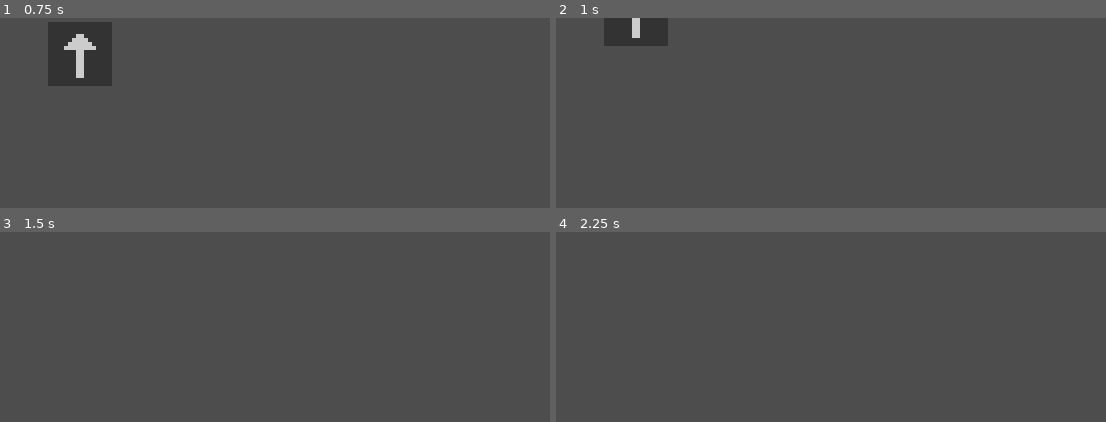
Above: before the commit, frames 1-4 (two rows, left to right).
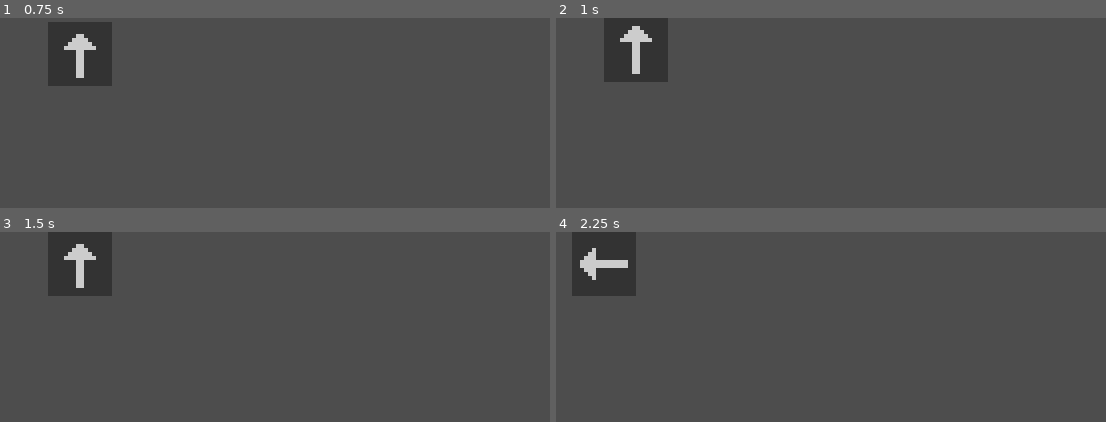
Above: after the commit, the same moments.

Repository: marco-vidali/the-missing-engine
Game: Godot game, scene res://scenes/rooms/main.tscn
Two runs of this game, one before a commit and one after it. Both use one fixed random seed, a clock stepped at 60 frames per second and the inputs below.
Inputs:
- Up to frame 1 (0.75 s): tap Enter at 0.5 s; hold W (up) from 0.53 s (still down)
- Up to frame 2 (1 s): keep holding W (up)
- Up to frame 3 (1.5 s): keep holding W (up)
- Up to frame 4 (2.25 s): release W (up) at 2.03 s; hold A (left) from 2.03 s (still down)

Frame 1 is identical in both runs. In frame 2, 2.5% of the frame differs, in the area x 8-21%, y 0-34%; in frame 3, 3.9%; in frame 4, 3.9%.

Commit message:
Add room limits

Diff:
--- a/scenes/rooms/main.tscn
+++ b/scenes/rooms/main.tscn
@@ -1,8 +1,40 @@
-[gd_scene load_steps=2 format=3 uid="uid://hgga5nmh10qi"]
+[gd_scene load_steps=4 format=3 uid="uid://hgga5nmh10qi"]
 
 [ext_resource type="PackedScene" uid="uid://btvp6cfkqn6g2" path="res://scenes/characters/player.tscn" id="1_swphx"]
 
+[sub_resource type="RectangleShape2D" id="RectangleShape2D_nbwho"]
+size = Vector2(20, 120)
+
+[sub_resource type="RectangleShape2D" id="RectangleShape2D_ua2eu"]
+size = Vector2(160, 20)
+
 [node name="Main" type="Node2D"]
+
+[node name="Limits" type="Node2D" parent="."]
+
+[node name="Left" type="StaticBody2D" parent="Limits"]
+
+[node name="CollisionShape2D" type="CollisionShape2D" parent="Limits/Left"]
+position = Vector2(-10, 60)
+shape = SubResource("RectangleShape2D_nbwho")
+
+[node name="Right" type="StaticBody2D" parent="Limits"]
+
+[node name="CollisionShape2D" type="CollisionShape2D" parent="Limits/Right"]
+position = Vector2(170, 60)
+shape = SubResource("RectangleShape2D_nbwho")
+
+[node name="Top" type="StaticBody2D" parent="Limits"]
+
+[node name="CollisionShape2D" type="CollisionShape2D" parent="Limits/Top"]
+position = Vector2(80, -10)
+shape = SubResource("RectangleShape2D_ua2eu")
+
+[node name="Bottom" type="StaticBody2D" parent="Limits"]
+
+[node name="CollisionShape2D" type="CollisionShape2D" parent="Limits/Bottom"]
+position = Vector2(80, 130)
+shape = SubResource("RectangleShape2D_ua2eu")
 
 [node name="Player" parent="." instance=ExtResource("1_swphx")]
 position = Vector2(20, 17)
